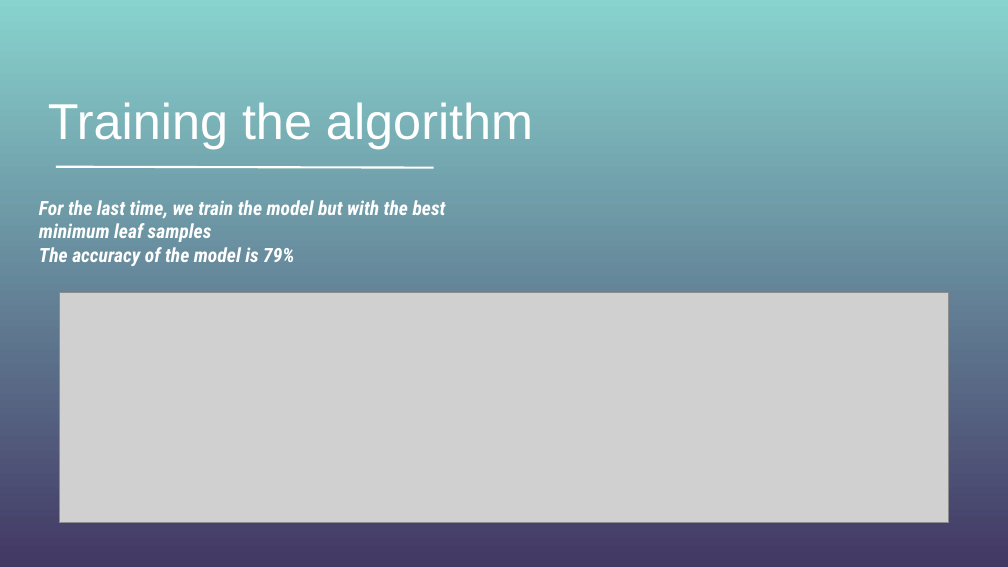
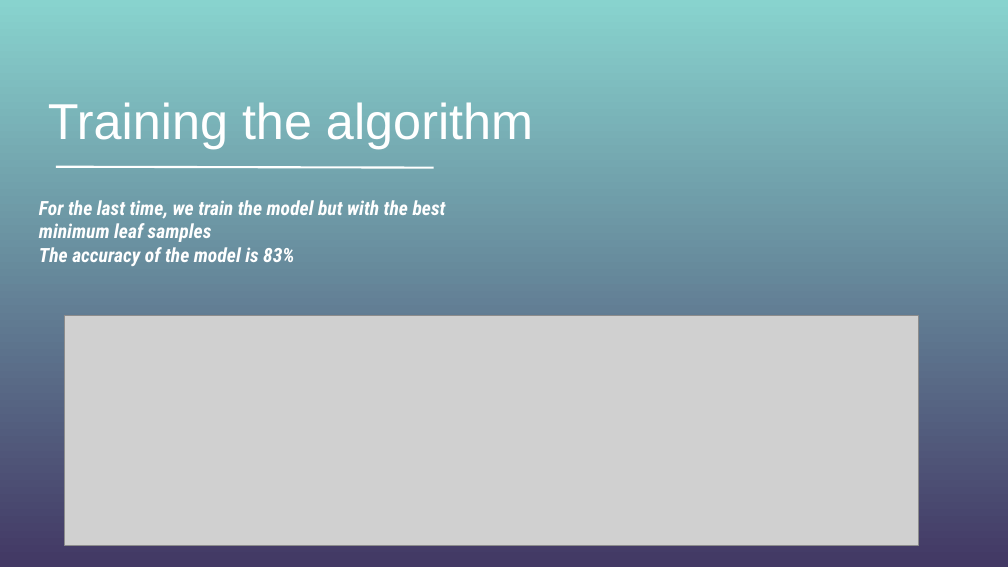
Before and after one commit to Amrmohamed090/Diabetes-Detection-treeClassifier, a slide deck: slide 34 of team 25.pptx. Drawn at 1008x567 pixels with LibreOffice and Linux fonts; fonts in the diff are those of the drawing; grey boxes stand for pictures. Boxes give left, top, right and bottom in pixels: in the first picture for what was removed or moved away, otherwise in the second. Text is boxed around its words. In the diff, an @@ line names an element or a change of style, - is before the commit and + after.

Commit message:
wallahy da a5r commit

```diff
--- a/team 25.pptx
+++ b/team 25.pptx
@@ subtitle at <box>39,247,294,266</box>: text changed @@
-The accuracy of the model is 79%
+The accuracy of the model is 83%
@@ picture: place and size @@
-picture at <box>59,292,949,522</box>
+picture at <box>65,316,918,545</box>
```
